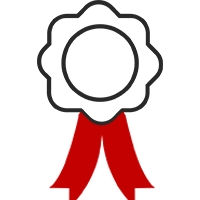
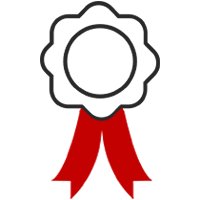
Revision of a layered 200px x 200px image; what changed, layer by layer:
added group "Group 1" with 3 layers over box(40, 1, 160, 199)
moved "Layer 1" into group "Group 1", painted on it over box(49, 107, 155, 200)
moved "insignia copy" into group "Group 1", painted on it over box(37, 0, 163, 130)
